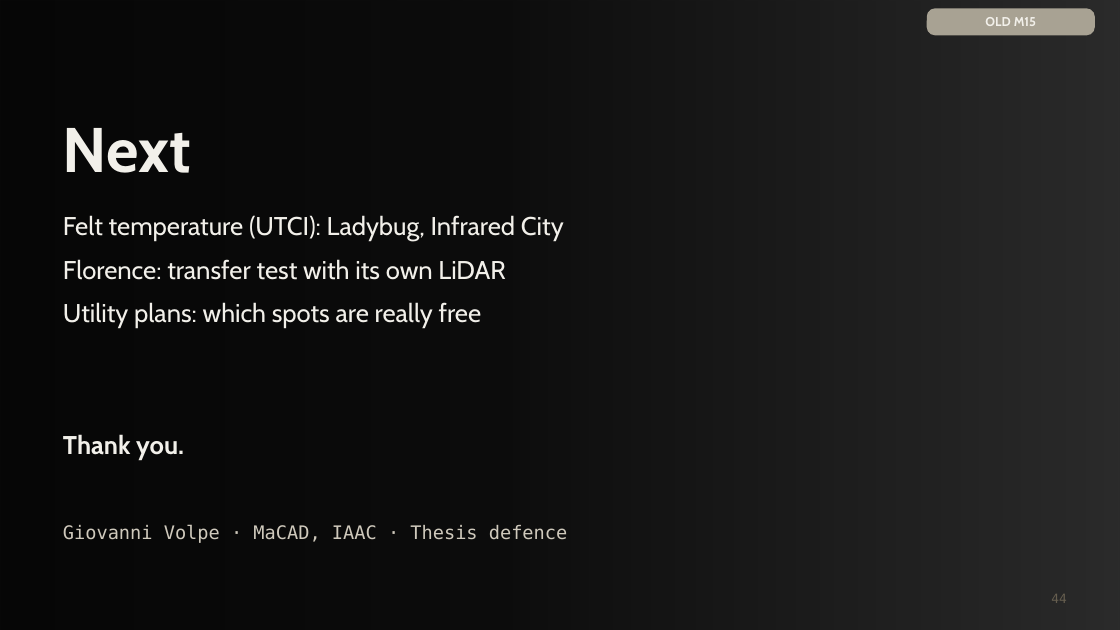
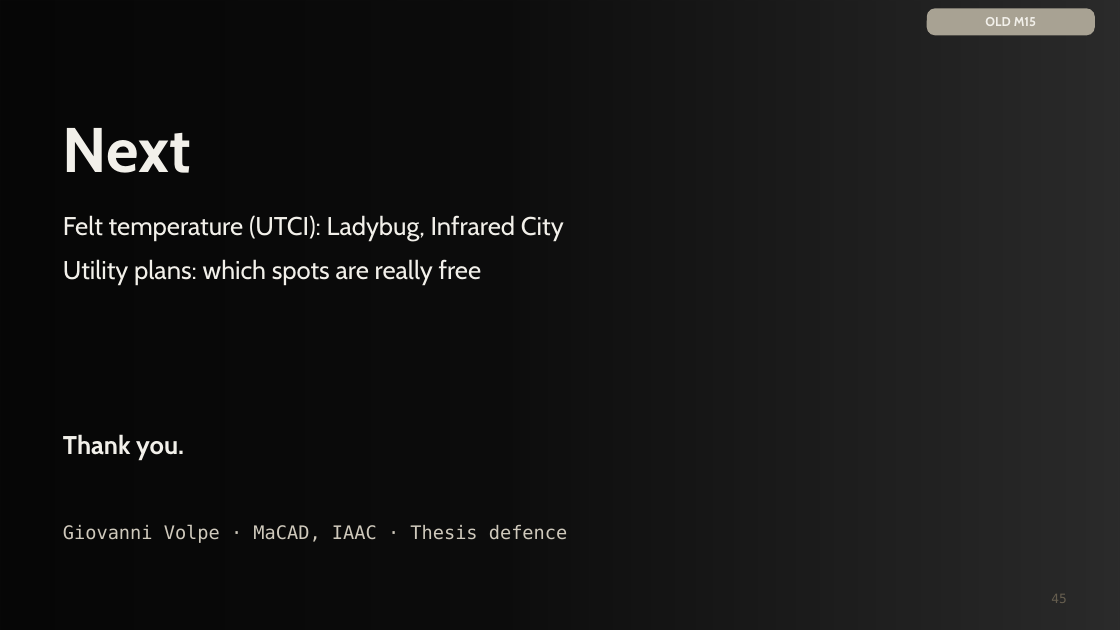
Before and after one commit to giofox96/shade-and-sponge, a slide deck: slide 45 of slides/final/shade_and_sponge_final_new.pptx (slide 44 before the commit). Drawn at 1120x630 pixels with LibreOffice and Linux fonts; fonts in the diff are those of the drawing; background and template pictures are left out; a plain dark background stands for a picture behind light text. Boxes give left, top, right and bottom in pixels: in the first picture for what was removed or moved away, otherwise in the second. Text is boxed around its words. In the diff, an @@ line names an element or a change of style, - is before the commit and + after.

```diff
--- a/slides/final/shade_and_sponge_final_new.pptx
+++ b/slides/final/shade_and_sponge_final_new.pptx
@@ text at box(63, 259, 505, 280): paragraph removed @@
-Florence: transfer test with its own LiDAR
@@ page number at box(1051, 594, 1066, 603): text changed @@
-44
+45
```
Also in this commit, not shown: 2 other slides changed, 1 slide added, 1 other file.
